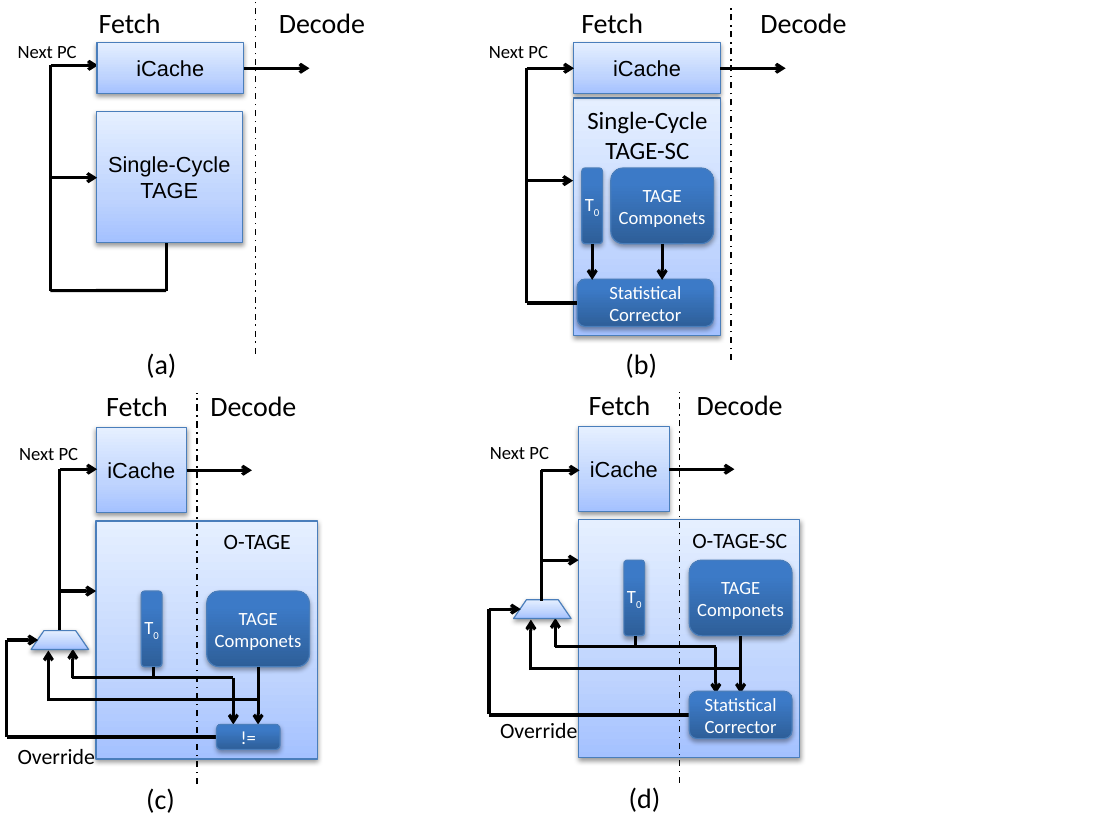
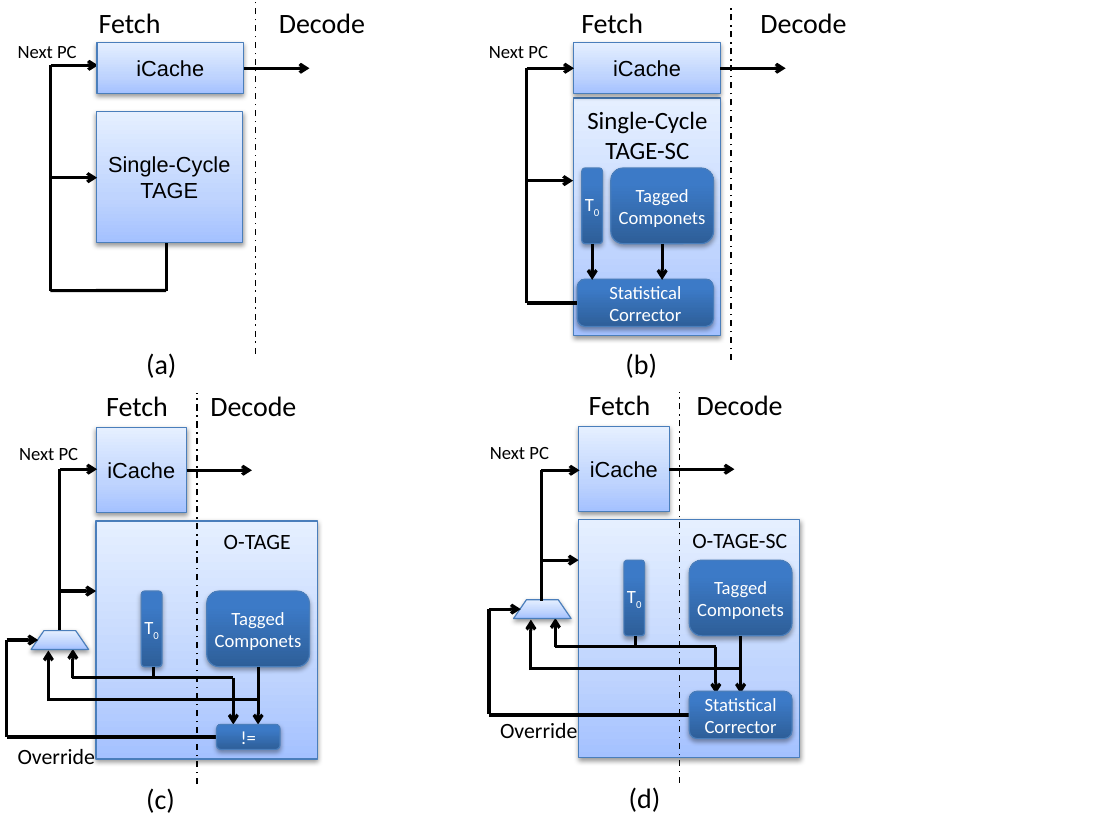
Before and after one commit to peterwudi/di-thesis, a slide deck: slide 1 of Figures/tageconfig.pptx. Drawn at 1120x840 pixels with LibreOffice and Linux fonts; fonts in the diff are those of the drawing. Boxes give left, top, right and bottom in pixels: in the first picture for what was removed or moved away, otherwise in the second. Text is boxed around its words. In the diff, an @@ line names an element or a change of style, - is before the commit and + after.

```diff
--- a/Figures/tageconfig.pptx
+++ b/Figures/tageconfig.pptx
@@ text in rounded rectangle at (619, 189, 706, 227): text changed @@
-TAGE Componets
+Tagged Componets
@@ text in rounded rectangle at (697, 581, 784, 619): text changed @@
-TAGE Componets
+Tagged Componets
@@ text in rounded rectangle at (215, 612, 302, 650): text changed @@
-TAGE Componets
+Tagged Componets
```
Also in this commit, not shown: 27 other files.
